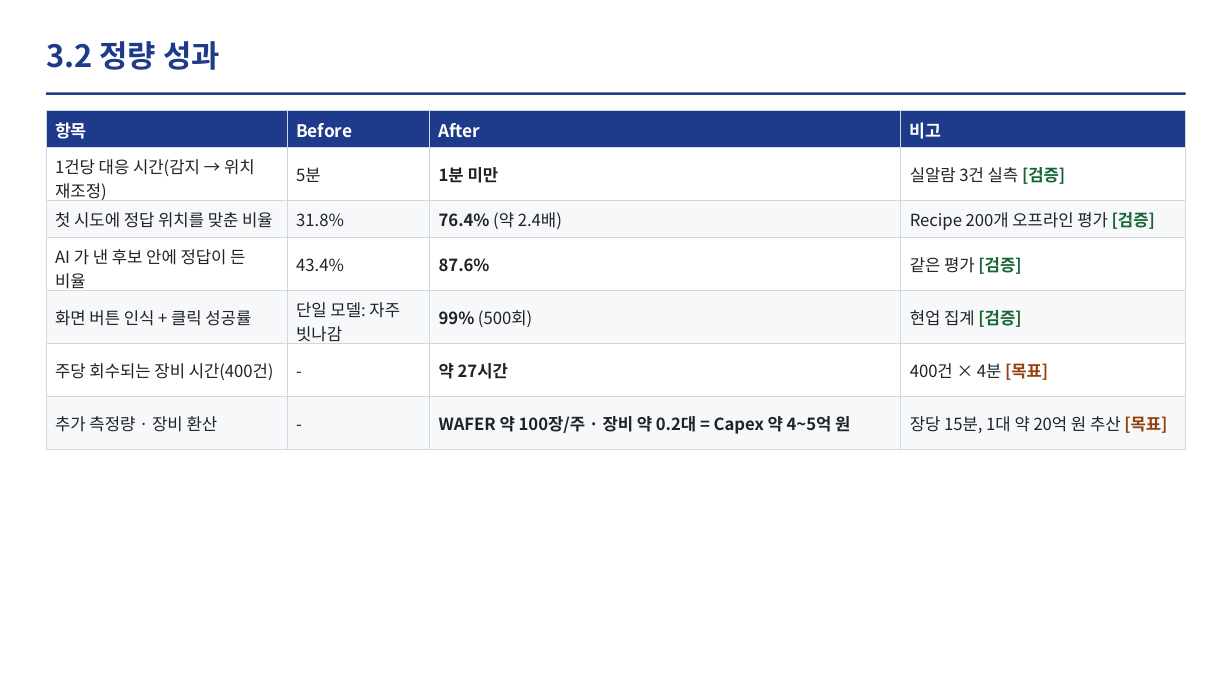
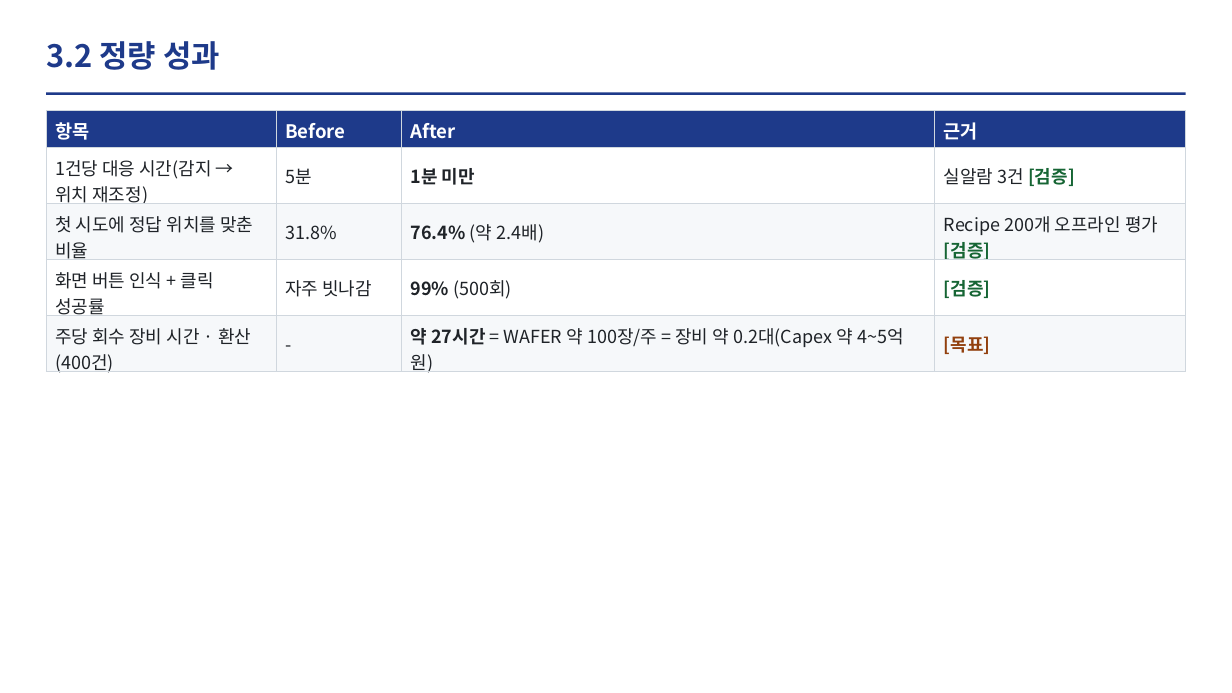
Before and after one commit to DarrenKoi/auto_recipe_creator, a slide deck: slide 8 of docs/project_progress/img/07/07_slides.pptx. Drawn at 1232x693 pixels with LibreOffice and Linux fonts; fonts in the diff are those of the drawing. Boxes give left, top, right and bottom in pixels: in the first picture for what was removed or moved away, otherwise in the second. Text is boxed around its words. In the diff, an @@ line names an element or a change of style, - is before the commit and + after.

```diff
--- a/docs/project_progress/img/07/07_slides.pptx
+++ b/docs/project_progress/img/07/07_slides.pptx
@@ table at (x1=46, y1=111, x2=1187, y2=377) @@
-row 1, column 4: 비고
+row 1, column 4: 근거
-row 2, column 4: 실알람 3건 실측 [검증]
+row 2, column 4: 실알람 3건 [검증]
-row 4: AI 가 낸 후보 안에 정답이 든 비율 | 43.4% | 87.6% | 같은 평가 [검증]
-row 5: 화면 버튼 인식 + 클릭 성공률 | 단일 모델: 자주 빗나감 | 99% (500회) | 현업 집계 [검증]
-row 6: 주당 회수되는 장비 시간(400건) | - | 약 27시간 | 400건 × 4분 [목표]
-row 7: 추가 측정량 · 장비 환산 | - | WAFER 약 100장/주 · 장비 약 0.2대 = Capex 약 4~5억 원 | 장당 15분, 1대 약 20억 원 추산 [목표]
+row 4: 화면 버튼 인식 + 클릭 성공률 | 자주 빗나감 | 99% (500회) | [검증]
+row 5: 주당 회수 장비 시간 · 환산(400건) | - | 약 27시간 = WAFER 약 100장/주 = 장비 약 0.2대(Capex 약 4~5억 원) | [목표]
```
Also in this commit, not shown: 2 other slides changed, 2 other files.
